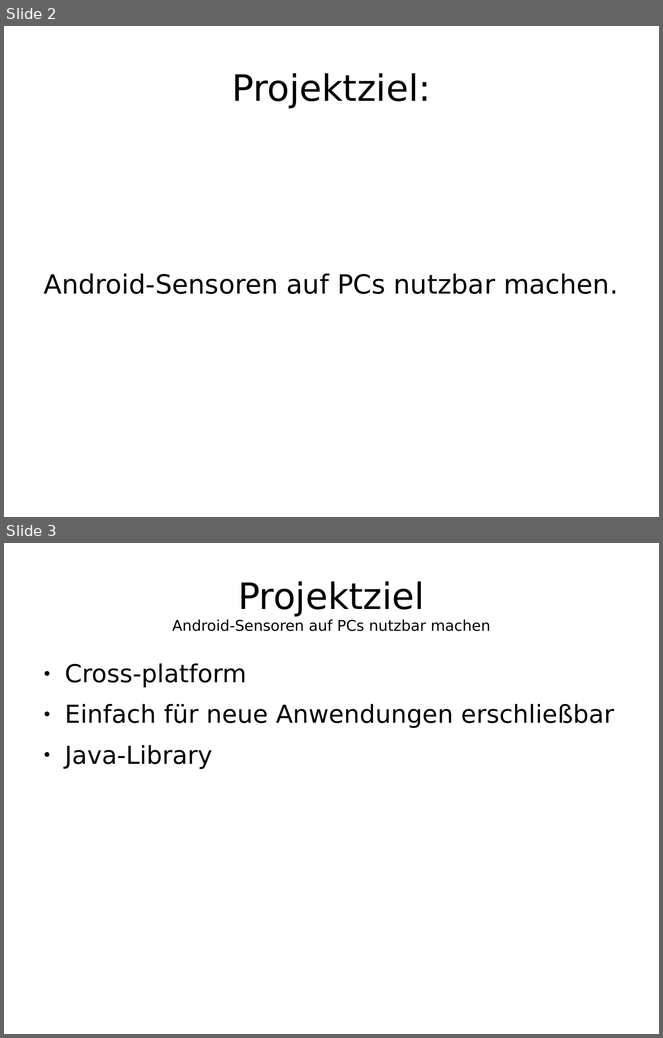
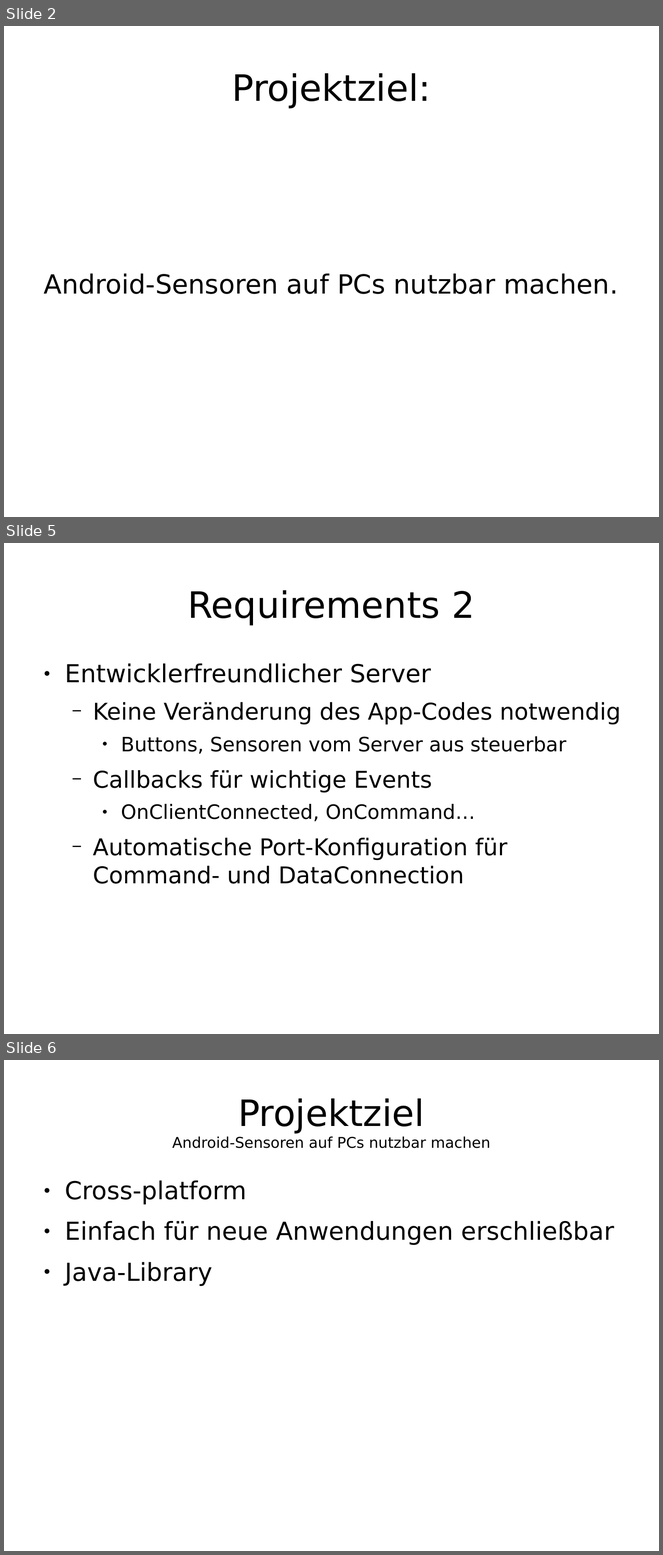
Before and after one commit to enra64/psychic-giggle, a slide deck: zwischenstand anfang dezember.odp. Shown one above the other, each under a label of ours: slides 2 and 3 before the commit, slides 2, 5 and 6 after it; the slides between them are not shown. The pictures are 663x1038 and 663x1555 pixels, drawn with LibreOffice and Linux fonts; fonts in the diff are those of the drawing. Boxes give left, top, right and bottom in pixels: in the first picture for what was removed or moved away, otherwise in the second. Text is boxed around its words. In the diff, an @@ line names an element or a change of style, - is before the commit and + after.

Commit message:
work on presentation

```diff
--- a/zwischenstand anfang dezember.odp
+++ b/zwischenstand anfang dezember.odp
@@ slide 5 added at [4, 543, 659, 1034], background #FFFFFF @@
@@ title added at [188, 590, 475, 626], 44 pt, text #000000 @@
+Requirements 2
@@ text added at [65, 663, 621, 884], 28 pt, text #000000 @@
+● Entwicklerfreundlicher Server
+  − Keine Veränderung des App-Codes notwendig
+    ● Buttons, Sensoren vom Server aus steuerbar
+  − Callbacks für wichtige Events
+    ● OnClientConnected, OnCommand…
+  − Automatische Port-Konfiguration für Command- und DataConnection
@@ what was slide 3 is now slide 6 @@
```
Also in this commit, not shown: 2 other slides added.
